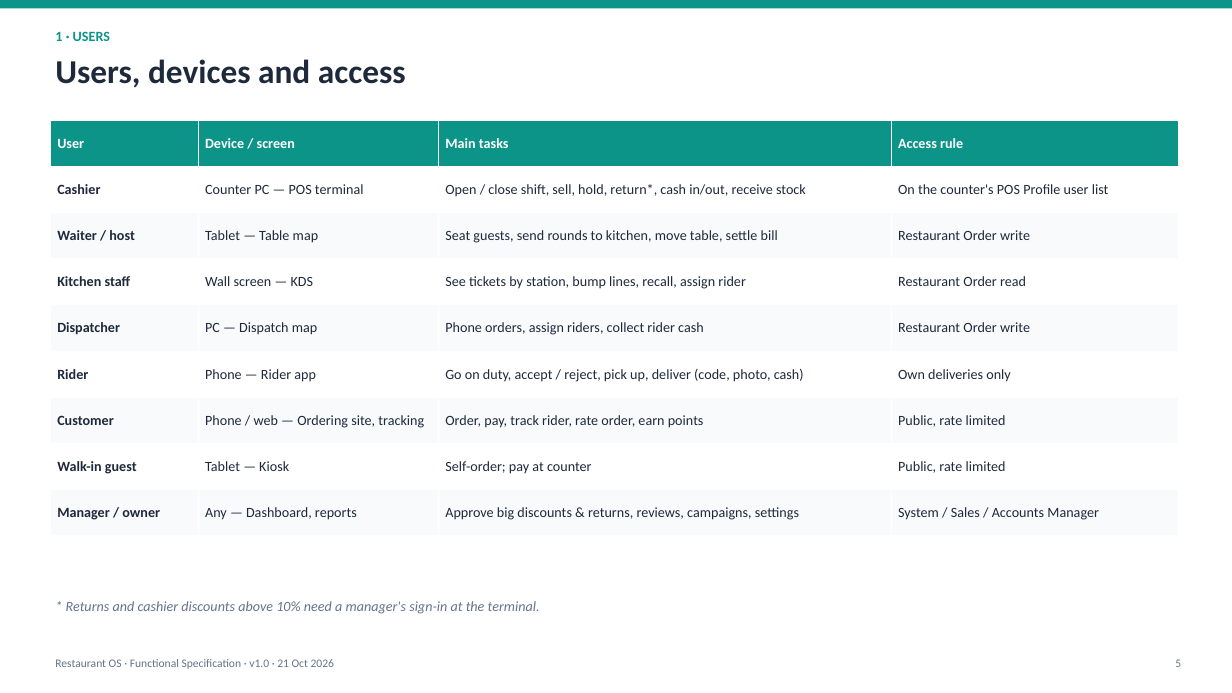
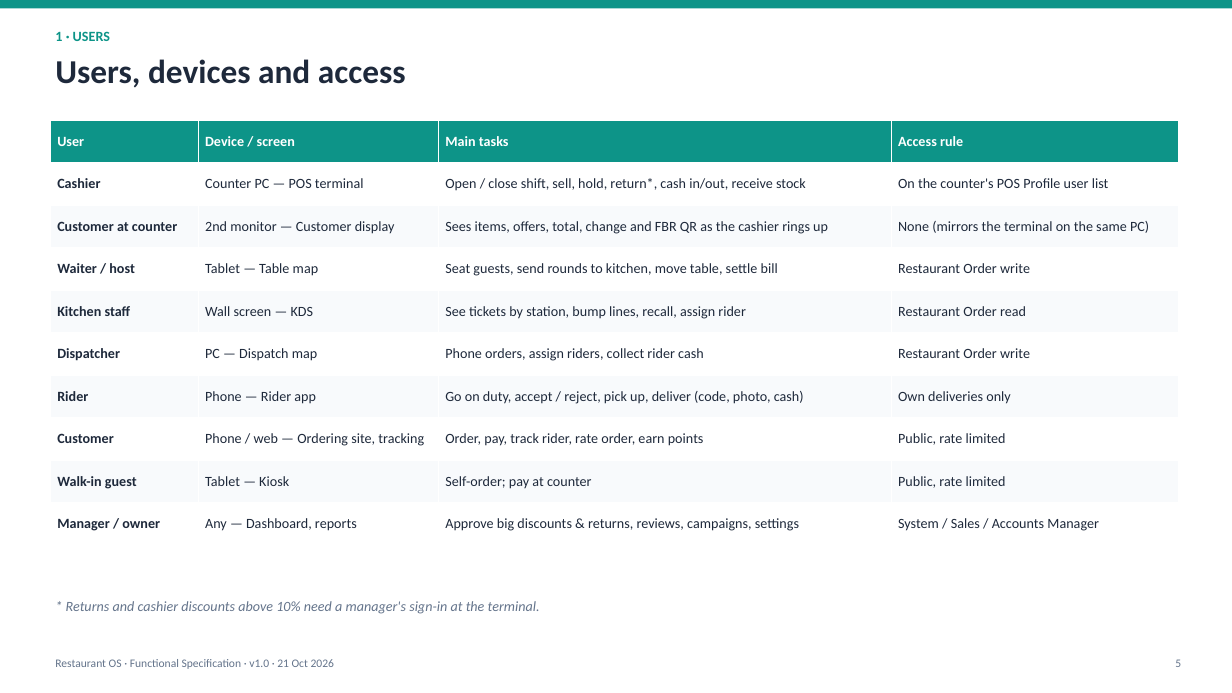
Before and after one commit to maqmalak/restaurant_os, a slide deck: slide 5 of docs/Restaurant_OS_FSD.pptx. Drawn at 1232x693 pixels with LibreOffice and Linux fonts; fonts in the diff are those of the drawing. Boxes give left, top, right and bottom in pixels: in the first picture for what was removed or moved away, otherwise in the second. Text is boxed around its words. In the diff, an @@ line names an element or a change of style, - is before the commit and + after.

```diff
--- a/docs/Restaurant_OS_FSD.pptx
+++ b/docs/Restaurant_OS_FSD.pptx
@@ table at box(51, 120, 1178, 545) @@
+row 3: Customer at counter | 2nd monitor — Customer display | Sees items, offers, total, change and FBR QR as the cashier rings up | None (mirrors the terminal on the same PC)
```
Also in this commit, not shown: 5 other slides changed, 1 other file.
